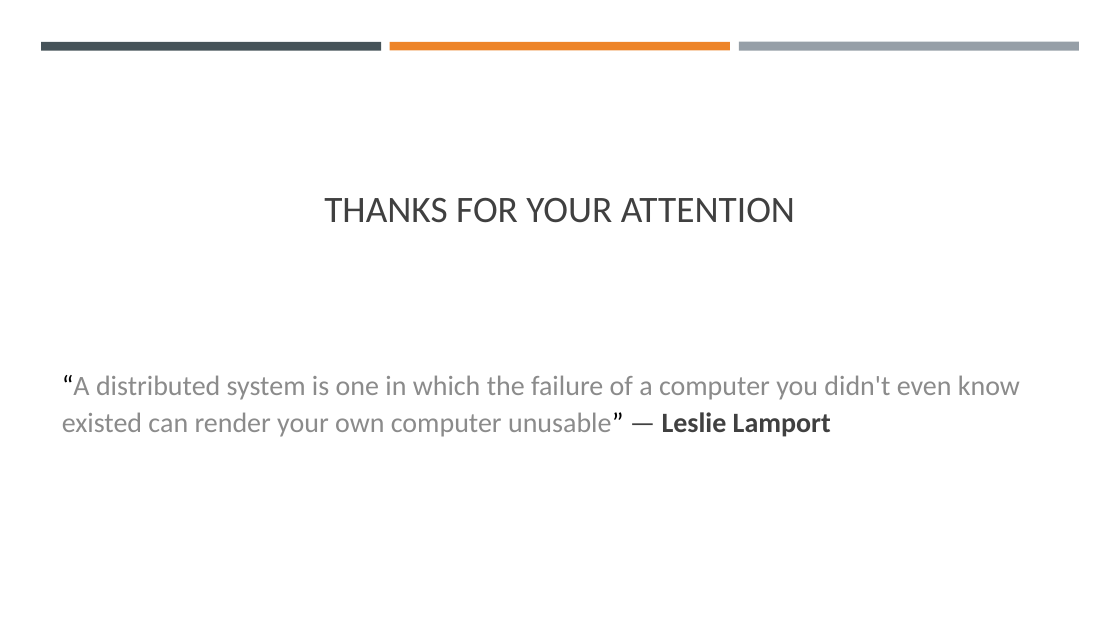
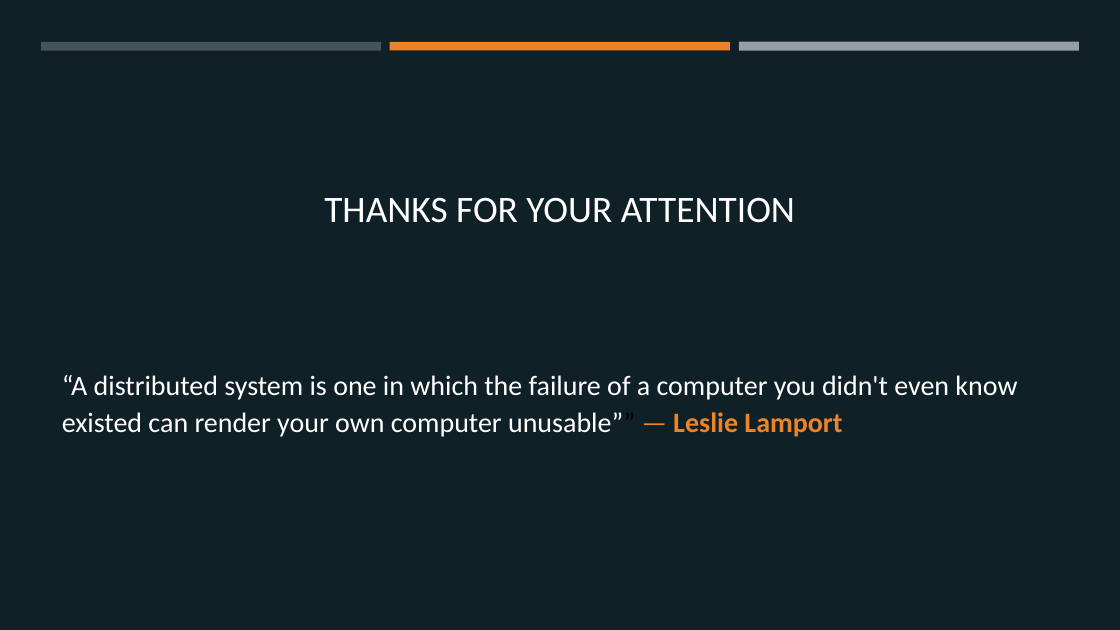
Before and after one commit to margaeor/COMP414-Distributed-Systems, a slide deck: slide 21 of presentation/Distributed.pptx (slide 19 before the commit). Drawn at 1120x630 pixels with LibreOffice and Linux fonts; fonts in the diff are those of the drawing. Boxes give left, top, right and bottom in pixels: in the first picture for what was removed or moved away, otherwise in the second. Text is boxed around its words. In the diff, an @@ line names an element or a change of style, - is before the commit and + after.

```diff
--- a/presentation/Distributed.pptx
+++ b/presentation/Distributed.pptx
@@ background #FFFFFF to #102027 @@
@@ title "THANKS FOR YOUR ATTENTION" at box(324, 197, 795, 223): text colour #404040 to #FFFFFF @@
@@ text at box(62, 375, 1017, 437): text changed; text colour #8B8B8B to #FFFFFF @@
-“A distributed system is one in which the failure of a computer you didn't even know existed can render your own computer unusable” — Leslie Lamport
+“A distributed system is one in which the failure of a computer you didn't even know existed can render your own computer unusable”” — Leslie Lamport
```
Also in this commit, not shown: 14 other slides changed, 2 slides added, 1 other file.
